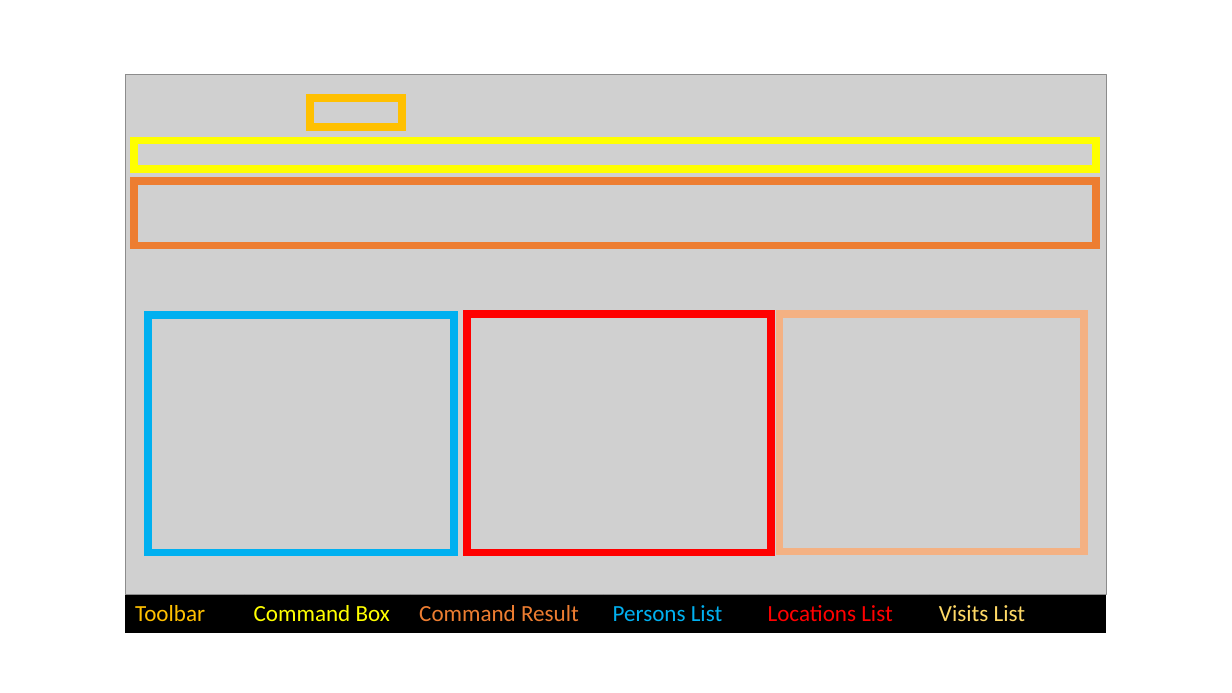
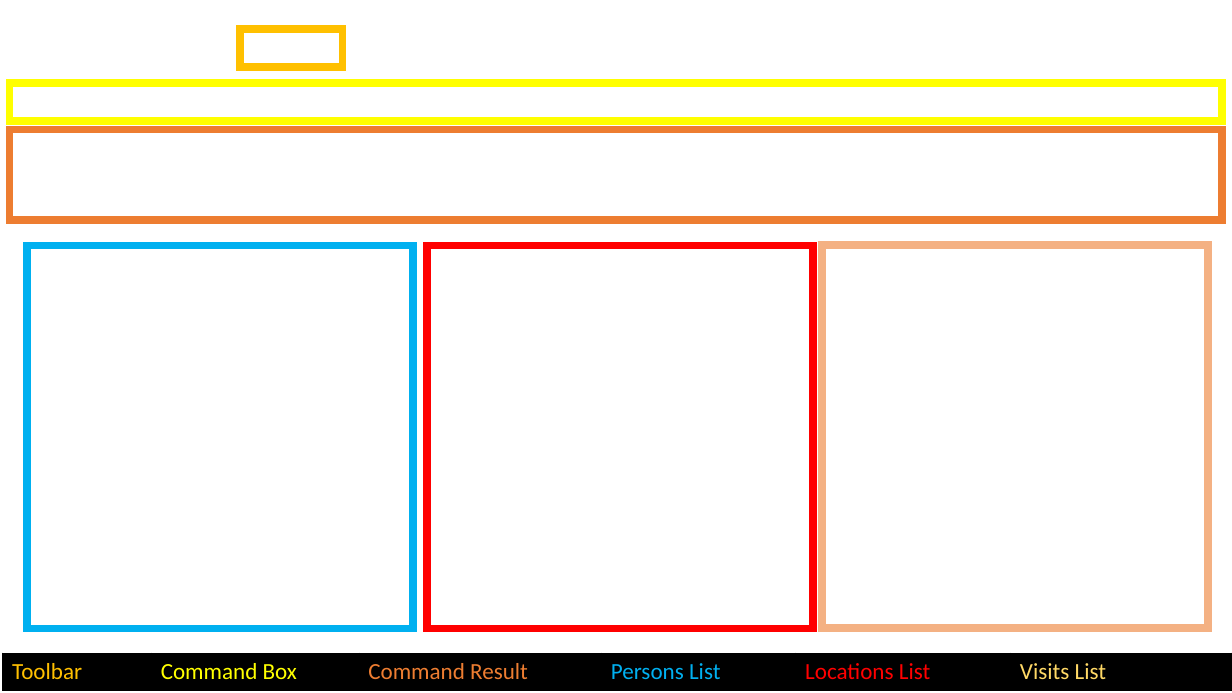
Before and after one commit to siangernlow/tp, a slide deck: slide 1 of docs/images/annotatedUI.pptx. Drawn at 1232x693 pixels with LibreOffice and Linux fonts; fonts in the diff are those of the drawing; grey boxes stand for pictures; background and template pictures are left out. Boxes give left, top, right and bottom in pixels: in the first picture for what was removed or moved away, otherwise in the second. Text is boxed around its words. In the diff, an @@ line names an element or a change of style, - is before the commit and + after.

```diff
--- a/docs/images/annotatedUI.pptx
+++ b/docs/images/annotatedUI.pptx
@@ rectangle: place and size @@
-rectangle at [310,98,402,127]
+rectangle at [239,29,342,67]
@@ rectangle: place and size @@
-rectangle at [134,140,1097,169]
+rectangle at [9,83,1223,121]
@@ picture removed at [126,74,1106,595] @@
@@ rectangle: place and size @@
-rectangle at [134,181,1097,246]
+rectangle at [9,129,1223,220]
@@ rectangle: place and size @@
-rectangle at [148,315,454,553]
+rectangle at [27,246,413,629]
@@ rectangle: place and size @@
-rectangle at [467,314,771,553]
+rectangle at [427,246,813,629]
@@ rectangle: place and size @@
-rectangle at [780,314,1084,552]
+rectangle at [823,245,1209,628]
@@ table: place and size @@
-table at [126,595,1105,633]
+table at [3,653,1232,691]
```
Also in this commit, not shown: 7 other files.
